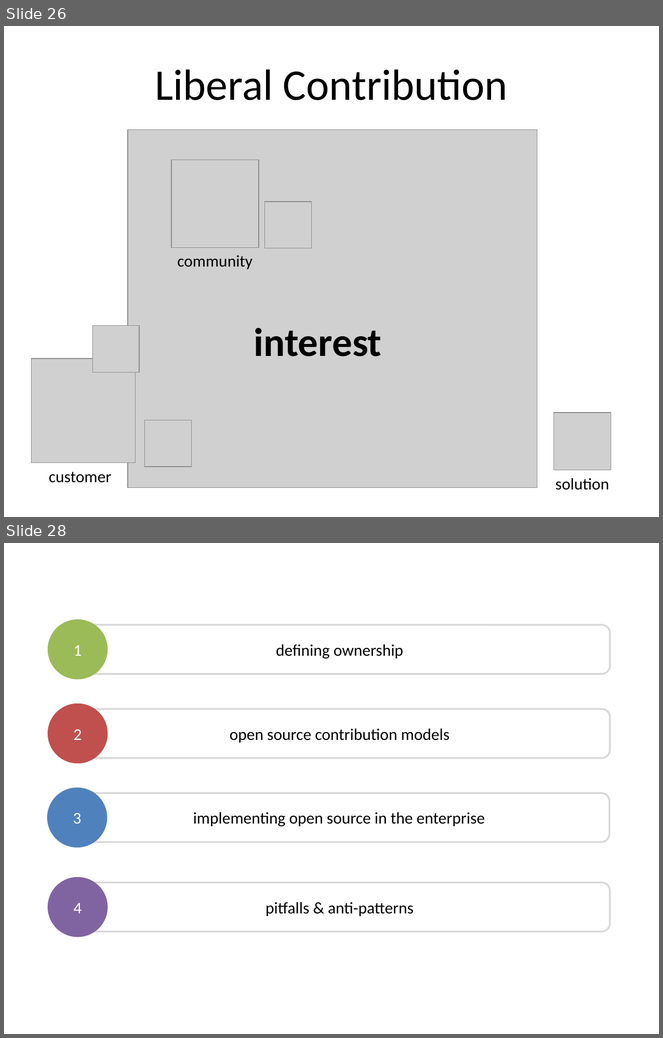
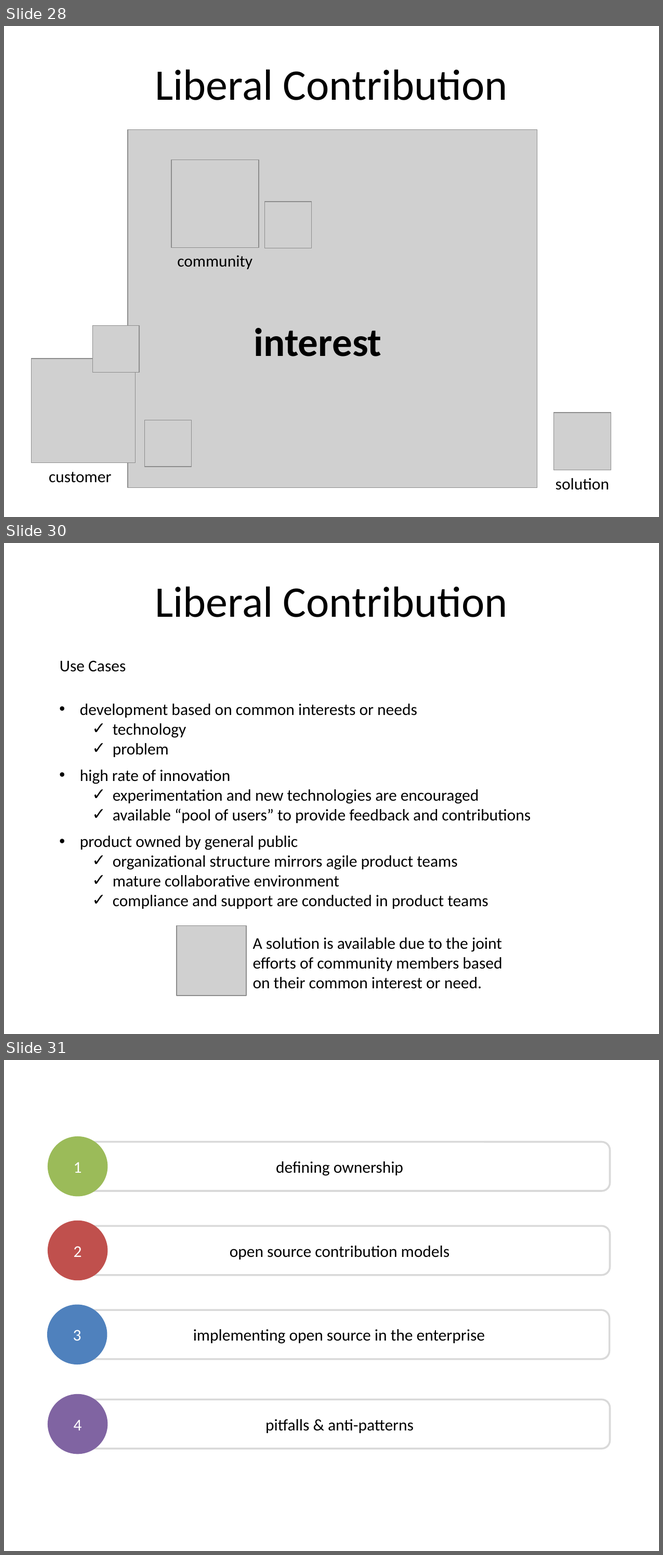
Before and after one commit to dsietz/open-source-model, a slide deck: Adopting the Open Source Model.pptx. Shown one above the other, each under a label of ours: slides 26 and 28 before the commit, slides 28, 30 and 31 after it; the slides between them are not shown. The pictures are 663x1038 and 663x1555 pixels, drawn with LibreOffice and Linux fonts; fonts in the diff are those of the drawing; grey boxes stand for pictures. Boxes give left, top, right and bottom in pixels: in the first picture for what was removed or moved away, otherwise in the second. Text is boxed around its words. In the diff, an @@ line names an element or a change of style, - is before the commit and + after.

```diff
--- a/Adopting the Open Source Model.pptx
+++ b/Adopting the Open Source Model.pptx
@@ slide 30 added at [4, 543, 659, 1034], background #FFFFFF @@
@@ text added at [155, 586, 508, 617], 48 pt, text #000000 @@
+Liberal Contribution
@@ text added at [60, 661, 126, 672], 18 pt, text #000000 @@
+Use Cases
@@ text added at [80, 704, 417, 757], 18 pt, text #000000 @@
+• development based on common interests or needs
+  ✓ technology
+  ✓ problem
@@ text added at [80, 770, 531, 823], 18 pt, text #000000 @@
+• high rate of innovation
+  ✓ experimentation and new technologies are encouraged
+  ✓ available “pool of users” to provide feedback and contributions
@@ text added at [80, 836, 488, 909], 18 pt, text #000000 @@
+• product owned by general public
+  ✓ organizational structure mirrors agile product teams
+  ✓ mature collaborative environment
+  ✓ compliance and support are conducted in product teams
@@ picture added at [176, 926, 246, 996] @@
@@ text added at [253, 938, 502, 989], 18 pt, text #000000 @@
+A solution is available due to the joint efforts of community members based on their common interest or need.
@@ what was slide 26 is now slide 28 @@
@@ what was slide 28 is now slide 31 @@
```
Also in this commit, not shown: 5 slides changed, 13 other slides added, 1 slide removed.
